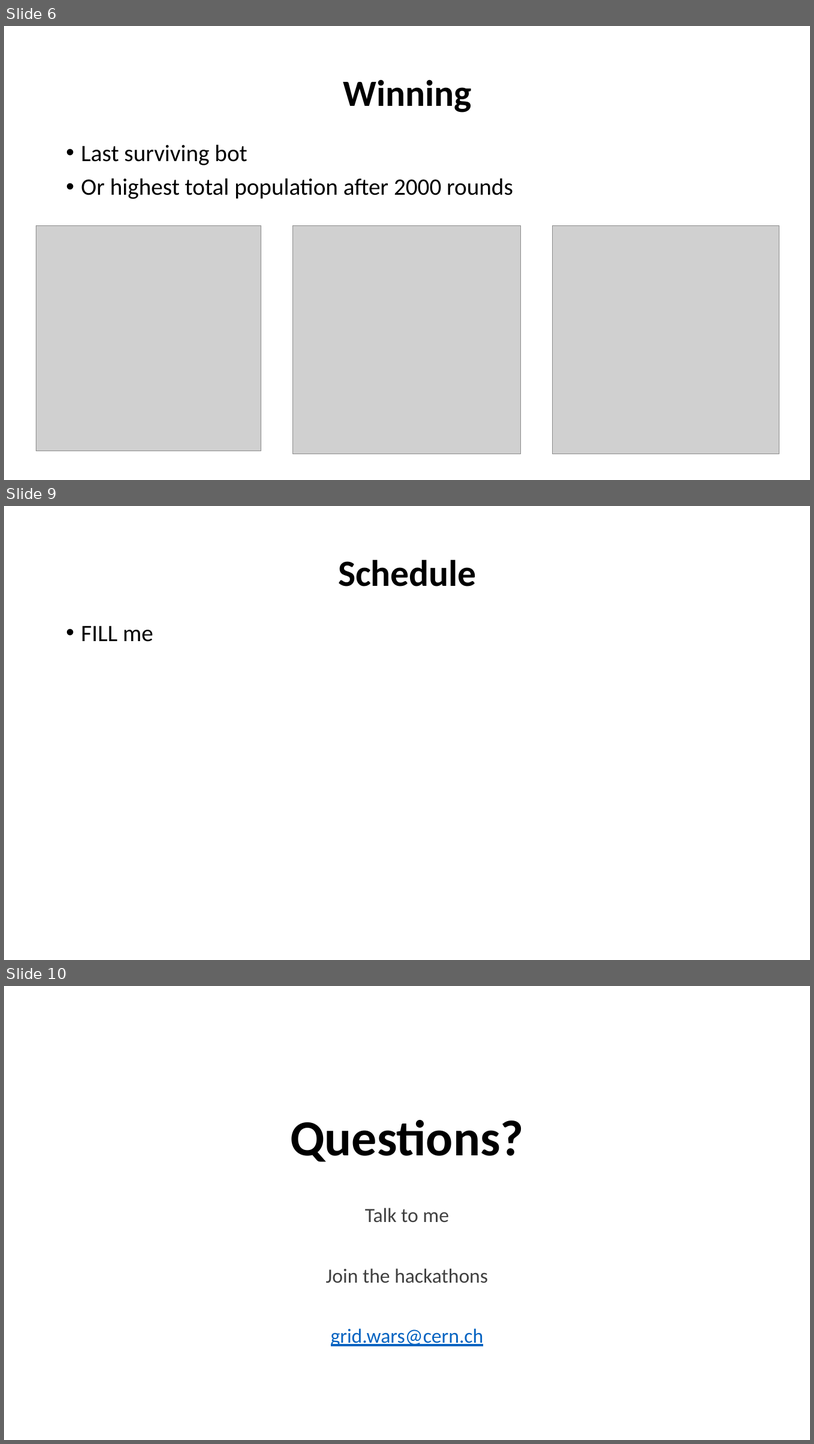
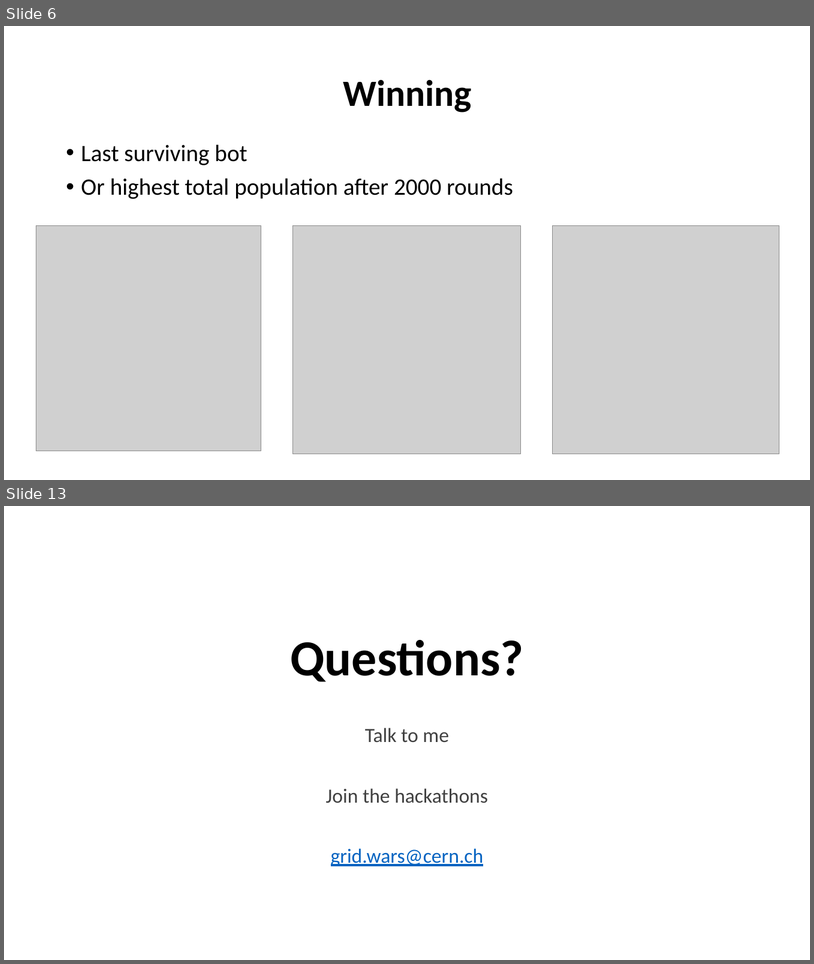
Before and after one commit to dkekel/gridwars, a slide deck: presentation/gridwars-intro-2018.pptx. Shown one above the other, each under a label of ours: slides 6, 9 and 10 before the commit, slides 6 and 13 after it; the slides between them are not shown. The pictures are 814x1444 and 814x964 pixels, drawn with LibreOffice and Linux fonts; fonts in the diff are those of the drawing; grey boxes stand for pictures. Boxes give left, top, right and bottom in pixels: in the first picture for what was removed or moved away, otherwise in the second. Text is boxed around its words. In the diff, an @@ line names an element or a change of style, - is before the commit and + after.

```diff
--- a/presentation/gridwars-intro-2018.pptx
+++ b/presentation/gridwars-intro-2018.pptx
@@ slide 9 removed at [4, 506, 810, 960], background #FFFFFF @@
@@ title removed at [338, 559, 477, 586] @@
-Schedule
@@ text removed at [81, 626, 153, 642] @@
-• FILL me
@@ what was slide 10 is now slide 13 @@
```
Also in this commit, not shown: 3 slides changed, 4 slides added, 6 other files.
